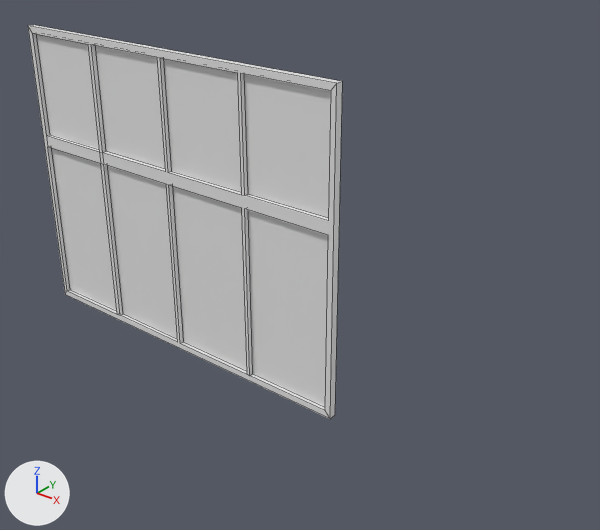
What one commit did to the Blender file BlenderModels/GasStation/Exterior/GasStationWindowRosh.blend.
Rendered twice from a 50 mm lens placed at (4.13, -2.77, 2.5), pointed at (1.81, 0.12, 0.71). Every picture has the same lights, and +X, +Y and +Z are marked at lower left. The picture after the commit comes second. Mesh edges are drawn as thin lines.

Script lines for the objects in view, before the commit:
```python
ob_window = bpy.data.objects.new('Window', me_cube_002)
ob_window.location = (0.0, 0.0, 0.0)
ob_window.rotation_euler = (0.0, 0.0, 1.571)  # degrees (0, 0, 90)
ob_window.scale = (0.437, 1.06, 0.571)
ob_window_001 = bpy.data.objects.new('Window.001', me_cube_003)
ob_window_001.location = (0.0, 0.0, 0.0)
ob_window_001.rotation_euler = (0.0, 0.0, 1.571)  # degrees (0, 0, 90)
ob_window_001.scale = (0.444, 0.443, 0.575)
ob_window_002 = bpy.data.objects.new('Window.002', me_cube_004)
ob_window_002.location = (0.0, 0.0, 0.0)
ob_window_002.rotation_euler = (0.0, 0.0, 1.571)  # degrees (0, 0, 90)
ob_window_002.scale = (0.423, 0.387, 0.584)
ob_window_003 = bpy.data.objects.new('Window.003', me_cube_005)
ob_window_003.location = (0.0, 0.0, 0.0)
ob_window_003.rotation_euler = (0.0, 0.0, 1.571)  # degrees (0, 0, 90)
ob_window_003.scale = (0.388, 0.411, 0.978)
```
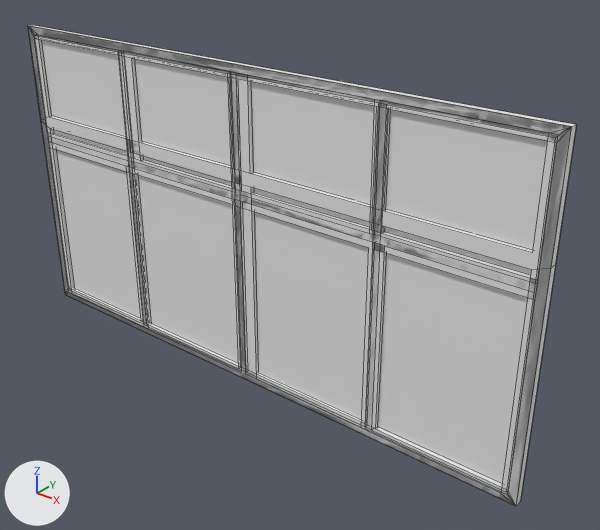
Where the newer file only moved an object's origin or applied its transform, the numbers keep the older frame.

Location of each change, (x1, y1, x2, y2) in pixels of the pictures (600 x 530 px):
'Window.001', shown
    after: (28, 25, 576, 506)
'Window.003', rescaled (73% wider, 21% taller)
    before: (28, 25, 342, 419)
    after: (28, 27, 572, 505)
'Window.002', shown
    after: (28, 26, 577, 505)
'Window', shown
    after: (28, 26, 569, 506)

The change in detail:
me_cube_002 is used by ob_window; location (0.0, 0.0, 0.0); rotation (0.0, 0.0, 1.571), in degrees (0, 0, 90); scale (0.437, 1.06, 0.571).
me_cube_002 had 44 vertices, 35 faces and spanned x -0.05..0.05, y -2.0..0.0, z 0.0..2.94.
me_cube_002 now has 44 vertices, 35 faces and spans x -0.05..0.05, y -2.94..0.0, z 0.0..2.94.
me_cube_002 part 1: the whole mesh is scaled about the mesh origin by (1, 1.47, 1).
me_cube_003 is used by ob_window_001; location (0.0, 0.0, 0.0); rotation (0.0, 0.0, 1.571), in degrees (0, 0, 90); scale (0.444, 0.443, 0.575).
me_cube_003 had 40 vertices, 32 faces and spanned x -0.05..0.05, y -4.79..0.0, z 0.0..2.92.
me_cube_003 now has 40 vertices, 32 faces and spans x -0.05..0.05, y -7.05..0.0, z 0.0..2.92.
me_cube_003 part 2: the whole mesh is scaled about the mesh origin by (1, 1.47, 1).
me_cube_004 is used by ob_window_002; location (0.0, 0.0, 0.0); rotation (0.0, 0.0, 1.571), in degrees (0, 0, 90); scale (0.423, 0.387, 0.584).
me_cube_004 had 72 vertices, 56 faces and spanned x -0.05..0.05, y -5.48..0.0, z 0.0..2.88.
me_cube_004 now has 72 vertices, 56 faces and spans x -0.05..0.05, y -8.06..0.0, z 0.0..2.88.
me_cube_004 part 3: the whole mesh is scaled about the mesh origin by (1, 1.47, 1).
me_cube_005 is used by ob_window_003; location (0.0, 0.0, 0.0); rotation (0.0, 0.0, 1.571), in degrees (0, 0, 90); scale (0.388, 0.411, 0.978).
me_cube_005 had 72 vertices, 53 faces and spanned x -0.05..0.05, y -5.15..0.0, z 0.0..1.72.
me_cube_005 now has 72 vertices, 53 faces and spans x -0.05..0.05, y -7.58..0.0, z 0.0..1.72.
me_cube_005 part 4: the whole mesh is scaled about the mesh origin by (1, 1.47, 1).
Object 'Window' (ob_window) is now shown.
Object 'Window.001' (ob_window_001) is now shown.
Object 'Window.002' (ob_window_002) is now shown.
